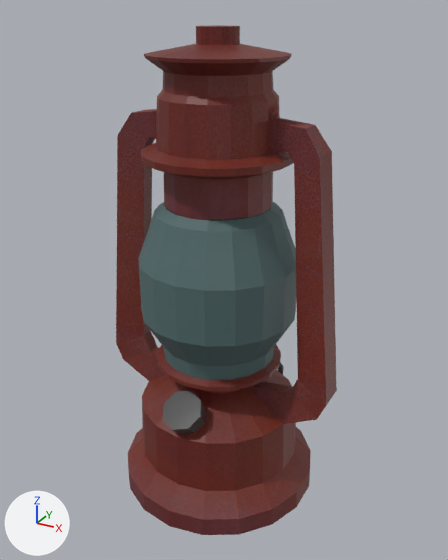
The FBX model Nos vemos Abajo/Assets/Models/farol.fbx, before and after one commit.
Both versions are drawn from a 50 mm lens placed at (1.93, -3.43, 3.62), pointed at (0.02, 0.04, 1.88). The lights are fixed; the arrows at lower left show +X, +Y and +Z. Where no turn or scale is listed for an object, it has been applied to the vertices.

Script lines for the objects in view, before the commit:
```python
me_cylinder_001 = bpy.data.meshes.new('Cylinder.001')
me_cylinder_001.from_pydata(...)  # 32 vertices, 26 faces; spans x -0.145..0.145, y -0.224..0.189, z -0.189..0.232
me_cylinder_001.materials.append(mat_material_003)  # dark grey #484848
me_cylinder_003 = bpy.data.meshes.new('Cylinder.003')
me_cylinder_003.from_pydata(...)  # 518 vertices, 510 faces; spans x -0.87..0.87, y -0.72..0.72, z -0.99..2.25
me_cylinder_003.materials.append(mat_material_005)  # picture img_farolete2oscuro_png
ob_cylinder = bpy.data.objects.new('Cylinder', me_cylinder_003)
ob_cylinder.location = (0.0, 0.0, 1.276)
ob_cylinder_001 = bpy.data.objects.new('Cylinder.001', me_cylinder_001)
ob_cylinder_001.location = (0.0, -0.409, 0.994)
```
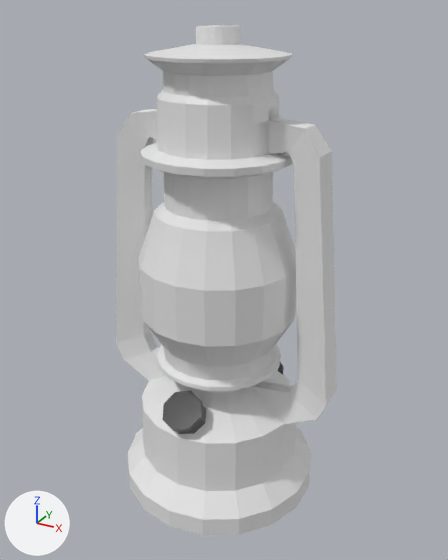
Boxes [x1, y1, x2, y2] around the edits, measured in the pictures (448 x 560 px):
'Cylinder', recoloured (brown to grey)
    both: [116, 25, 337, 535]

The change in detail:
me_cylinder_003 has 518 vertices, 510 faces and spans x -0.87..0.87, y -0.72..0.72, z -0.99..2.25.
me_cylinder_003 no longer uses material mat_material_005 (picture img_farolete2oscuro_png).
